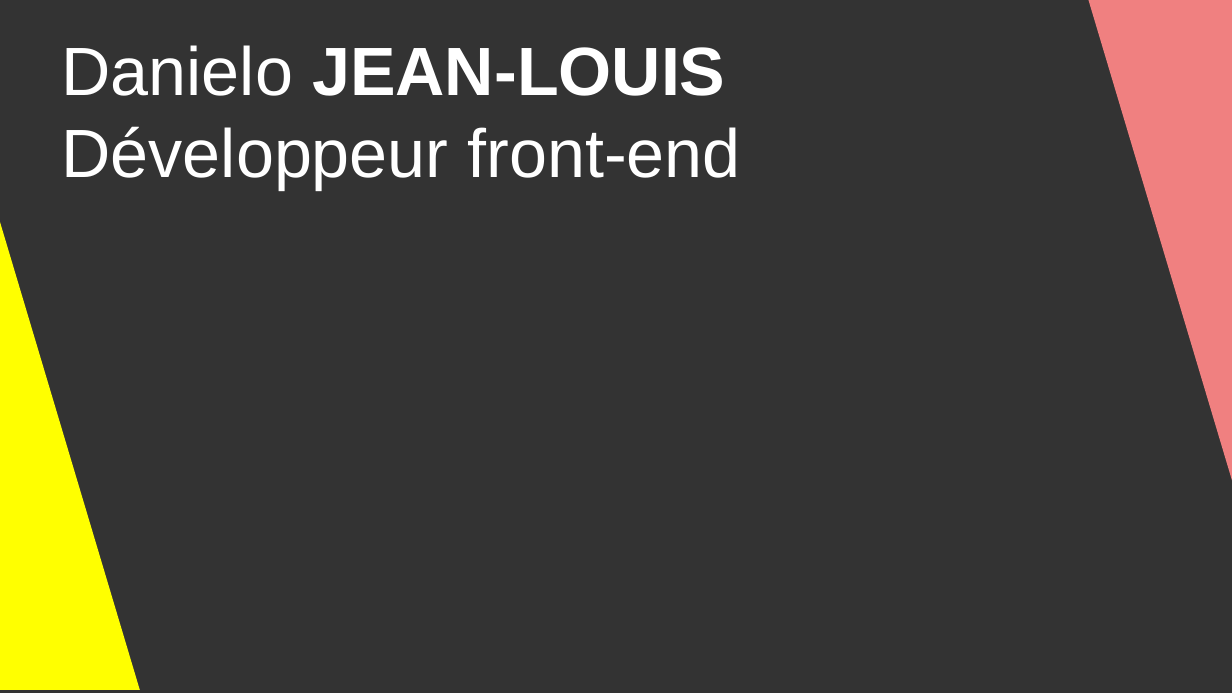
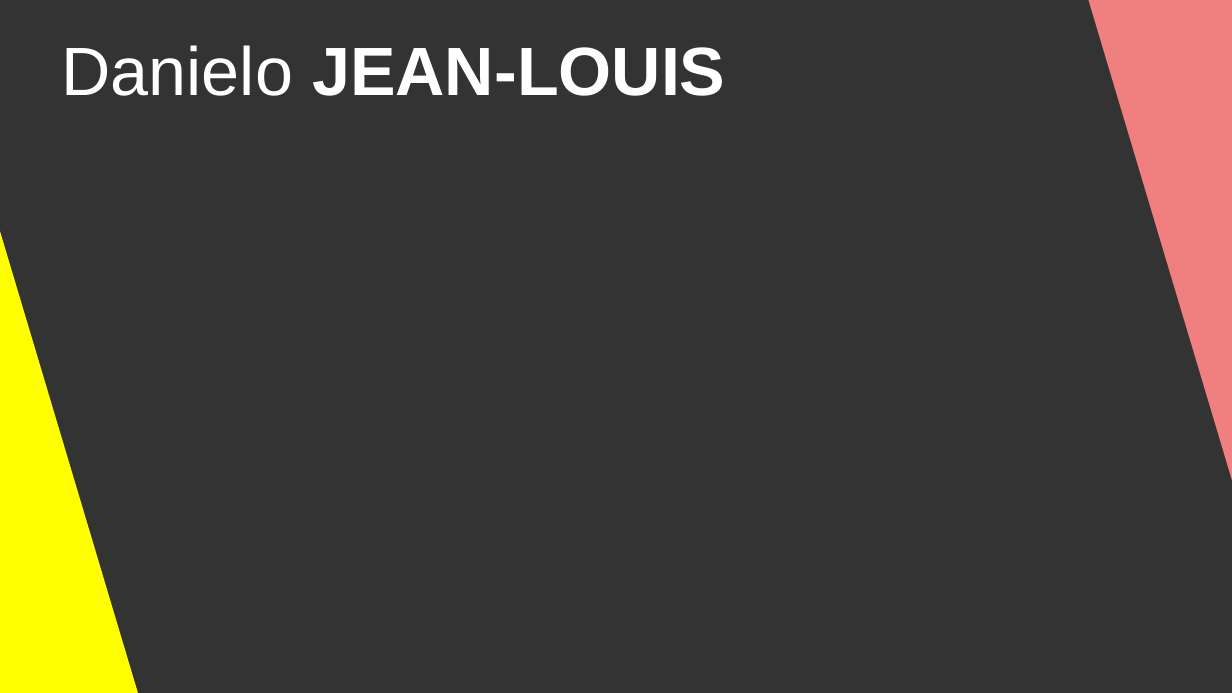
Before and after one commit to DanYellow/cours, a slide deck: slide 2 of big-data-s4/travaux-pratiques/numero-7/presentation.odp. Drawn at 1232x693 pixels with LibreOffice and Linux fonts; fonts in the diff are those of the drawing. Boxes give left, top, right and bottom in pixels: in the first picture for what was removed or moved away, otherwise in the second. Text is boxed around its words. In the diff, an @@ line names an element or a change of style, - is before the commit and + after.

```diff
--- a/big-data-s4/travaux-pratiques/numero-7/presentation.odp
+++ b/big-data-s4/travaux-pratiques/numero-7/presentation.odp
@@ subtitle at bbox=[62, 126, 741, 190]: paragraph removed @@
-Développeur front-end
@@ right triangle: place and size @@
-right triangle at bbox=[0, 203, 140, 690]
+right triangle at bbox=[0, 212, 140, 693]
```
Also in this commit, not shown: 25 other slides changed, 2 slides added, 1 slide removed, 4 other files.
